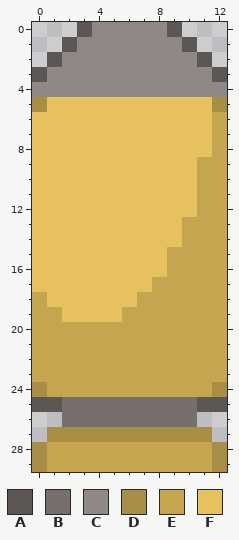
Pixel-art sprite, stored at resources/assets/bullet/SbulletM.png. Above is the file before it was changed.
The file is 45x45 pixels. The old version is drawn lined up with the new one, on the new canvas.
Palette (. is transparent): A #5c5754  B #766f6c  C #8f8884  D #a88d45  E #c5a550  F #e7c15e
Pixels before, first column x 0:
 0 ...ACCCCCA...
 1 ..ACCCCCCCA..
 2 .ACCCCCCCCCA.
 3 ACCCCCCCCCCCA
 4 CCCCCCCCCCCCC
 5 DFFFFFFFFFFFD
 6 FFFFFFFFFFFFE
 7 FFFFFFFFFFFFE
 8 FFFFFFFFFFFFE
 9 FFFFFFFFFFFEE
10 FFFFFFFFFFFEE
11 FFFFFFFFFFFEE
12 FFFFFFFFFFFEE
13 FFFFFFFFFFEEE
14 FFFFFFFFFFEEE
15 FFFFFFFFFEEEE
16 FFFFFFFFFEEEE
17 FFFFFFFFEEEEE
18 EFFFFFFEEEEEE
19 EEFFFFEEEEEEE
20 EEEEEEEEEEEEE
21 EEEEEEEEEEEEE
22 EEEEEEEEEEEEE
23 EEEEEEEEEEEEE
24 DEEEEEEEEEEED
25 AABBBBBBBBBAA
26 ..BBBBBBBBB..
27 .DDDDDDDDDDD.
28 DEEEEEEEEEEED
29 DEEEEEEEEEEED
After:
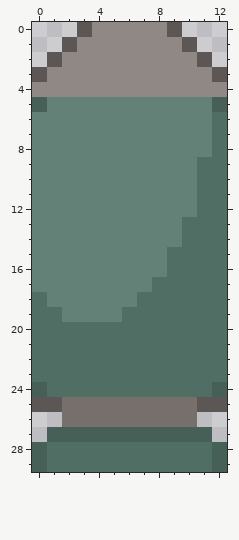
Diff:
canvas 45x45 -> 13x30, the old top-left corner now at -16,-8 (the part of the old canvas that was cut away was empty and is not shown)
colour D: #a88d45 -> #476057
colour E: #c5a550 -> #516e64
colour F: #e7c15e -> #648177
Pixel boxes of the changes (left, top, right, bottom) in both pictures:
changed: (32, 97, 227, 472)
